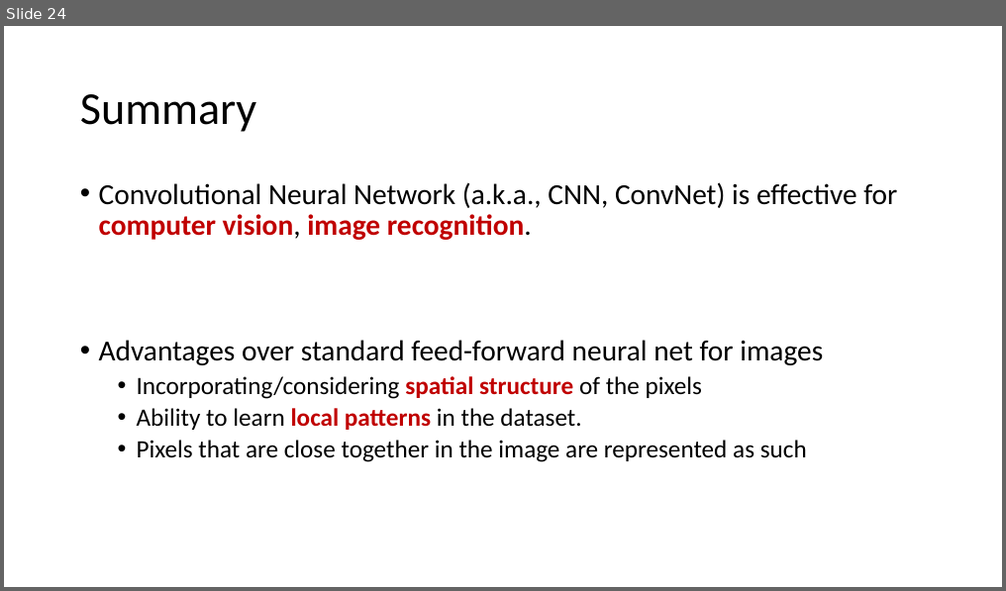
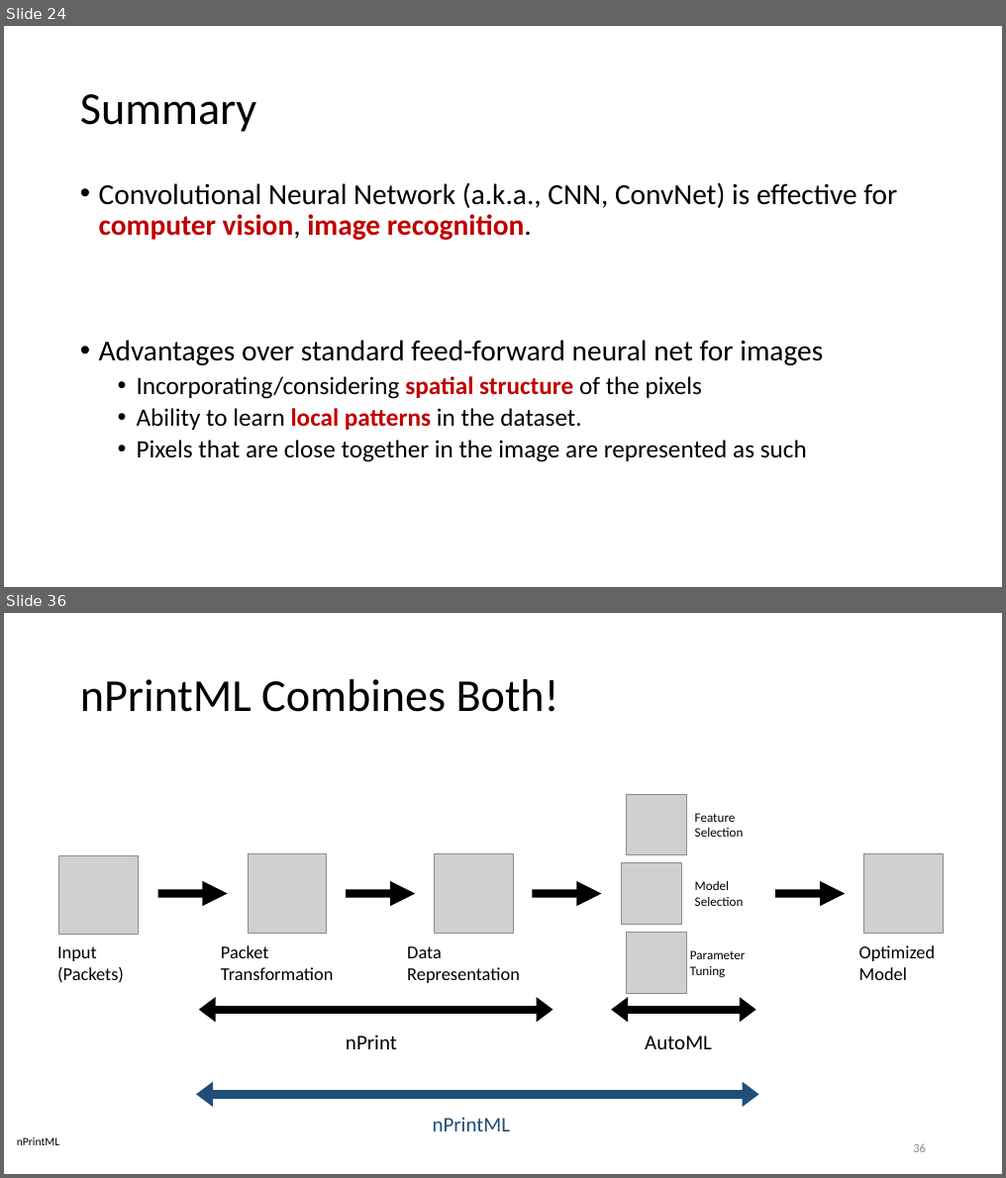
Before and after one commit to noise-lab/ml-systems, a slide deck: docs/slides/13-Deep-Learning.pptx. Shown one above the other, each under a label of ours: slide 24 before the commit, slides 24 and 36 after it; the slides between them are not shown. The pictures are 1006x591 and 1006x1178 pixels, drawn with LibreOffice and Linux fonts; fonts in the diff are those of the drawing; grey boxes stand for pictures. Boxes give left, top, right and bottom in pixels: in the first picture for what was removed or moved away, otherwise in the second. Text is boxed around its words. In the diff, an @@ line names an element or a change of style, - is before the commit and + after.

```diff
--- a/docs/slides/13-Deep-Learning.pptx
+++ b/docs/slides/13-Deep-Learning.pptx
@@ slide 36 added at (4,613,1002,1174), background #FFFFFF @@
@@ title added at (80,679,559,712), 44 pt, text #000000 @@
+nPrintML Combines Both!
@@ picture added at (626,794,687,855) @@
@@ text added at (695,813,744,837), 12.5 pt, text #000000 @@
+Feature
+Selection
@@ picture added at (58,856,138,934) @@
@@ picture added at (249,854,327,933) @@
@@ picture added at (435,854,513,933) @@
@@ picture added at (621,863,681,924) @@
@@ picture added at (864,854,943,933) @@
@@ arrow added from (158, 894) to (228, 894), #000000 8 pt @@
@@ arrow added from (347, 894) to (415, 894), #000000 8 pt @@
@@ arrow added from (533, 894) to (601, 894), #000000 8 pt @@
@@ text added at (695,881,744,906), 12.5 pt, text #000000 @@
+Model
+Selection
@@ arrow added from (776, 894) to (845, 894), #000000 8 pt @@
@@ picture added at (626,933,687,993) @@
@@ text added at (57,947,124,983), 17.5 pt, text #000000 @@
+Input
+(Packets)
@@ text added at (221,946,333,980), 17.5 pt, text #000000 @@
+Packet
+Transformation
@@ text added at (407,947,520,983), 17.5 pt, text #000000 @@
+Data
+Representation
@@ text added at (690,951,746,978), 12.5 pt, text #000000 @@
+Parameter
+Tuning
@@ text added at (859,946,935,980), 17.5 pt, text #000000 @@
+Optimized
+Model
@@ double arrow added from (199, 1010) to (552, 1010), #000000 8 pt @@
@@ double arrow added from (611, 1010) to (756, 1010), #000000 8 pt @@
@@ text added at (346,1035,397,1050), 20 pt, text #000000 @@
+nPrint
@@ text added at (645,1036,712,1050), 20 pt, text #000000 @@
+AutoML
@@ double arrow added from (196, 1094) to (759, 1094), #1F4E79 8 pt @@
@@ text added at (433,1117,511,1132), 20 pt, text #1F4E79 @@
+nPrintML
@@ text added at (17,1138,59,1146), 11 pt, text #000000 @@
+nPrintML
@@ page number added at (913,1144,926,1153), 12 pt, text #8C8C8C @@
+36
```
Also in this commit, not shown: 16 other slides added, 4 other files.
